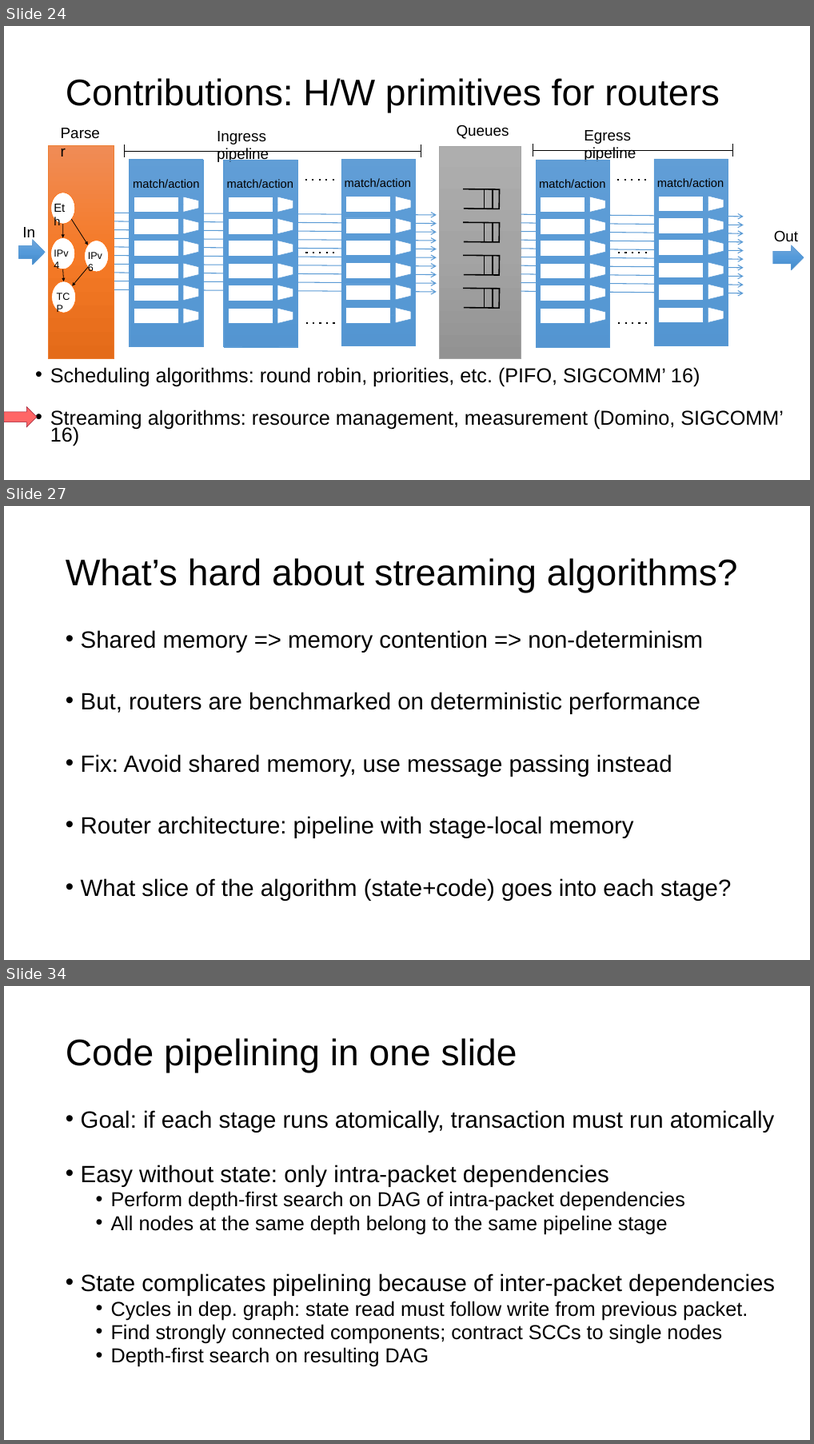
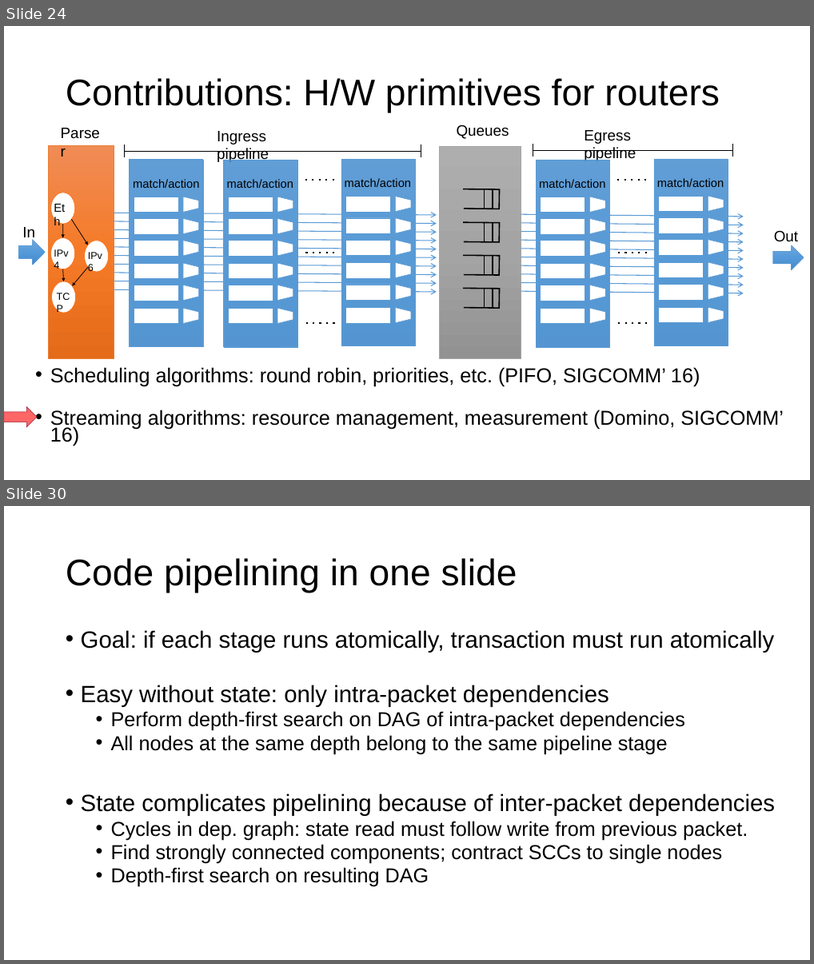
Before and after one commit to anirudhSK/pifo-domino-marple-ppts, a slide deck: combined_domino_pifo.pptx. Shown one above the other, each under a label of ours: slides 24, 27 and 34 before the commit, slides 24 and 30 after it; the slides between them are not shown. The pictures are 814x1444 and 814x964 pixels, drawn with LibreOffice and Linux fonts; fonts in the diff are those of the drawing. Boxes give left, top, right and bottom in pixels: in the first picture for what was removed or moved away, otherwise in the second. Text is boxed around its words. In the diff, an @@ line names an element or a change of style, - is before the commit and + after.

```diff
--- a/combined_domino_pifo.pptx
+++ b/combined_domino_pifo.pptx
@@ slide 27 removed at (4, 506, 810, 960), background #FFFFFF @@
@@ title removed at (66, 558, 738, 593) @@
-What’s hard about streaming algorithms?
@@ text removed at (81, 630, 731, 900) @@
-• Shared memory => memory contention => non-determinism
-• But, routers are benchmarked on deterministic performance
-• Fix: Avoid shared memory, use message passing instead
-• Router architecture: pipeline with stage-local memory
-• What slice of the algorithm (state+code) goes into each stage?
@@ what was slide 34 is now slide 30 @@
```
Also in this commit, not shown: 2 slides changed, 3 slides added, 6 other slides removed.
